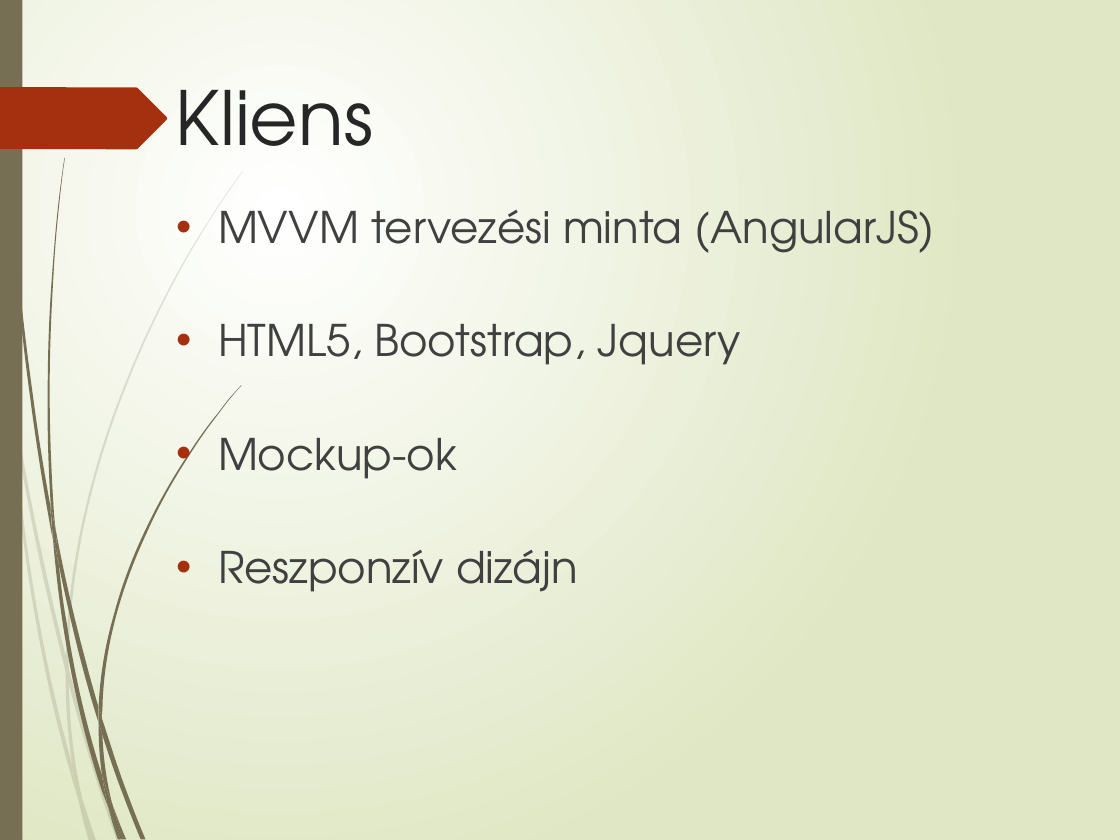
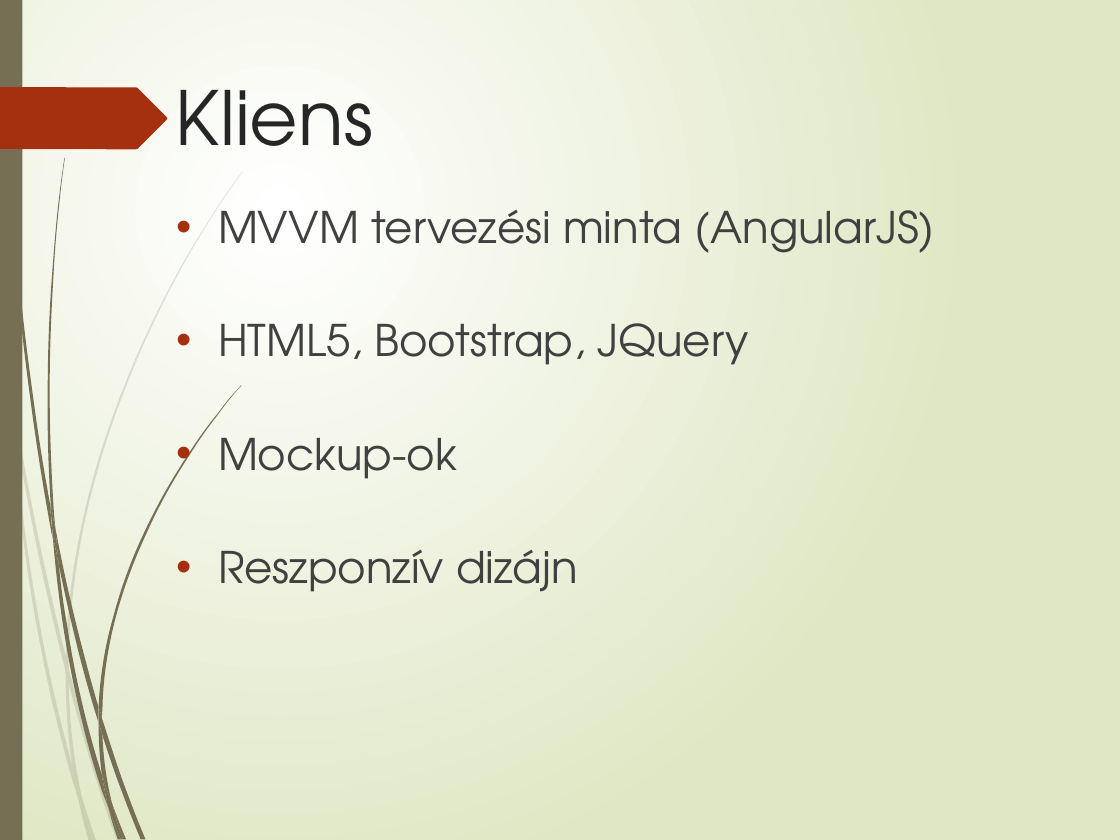
Before and after one commit to LajosCseppento/BME-NominateAndVote, a slide deck: slide 9 of docs/3. Presentation.pptx. Drawn at 1120x840 pixels with LibreOffice and Linux fonts; fonts in the diff are those of the drawing. Boxes give left, top, right and bottom in pixels: in the first picture for what was removed or moved away, otherwise in the second. Text is boxed around its words. In the diff, an @@ line names an element or a change of style, - is before the commit and + after.

Commit message:
Presentation update

```diff
--- a/docs/3. Presentation.pptx
+++ b/docs/3. Presentation.pptx
@@ text at [218,323,749,365]: text changed @@
-• HTML5, Bootstrap, Jquery
+• HTML5, Bootstrap, JQuery
```
